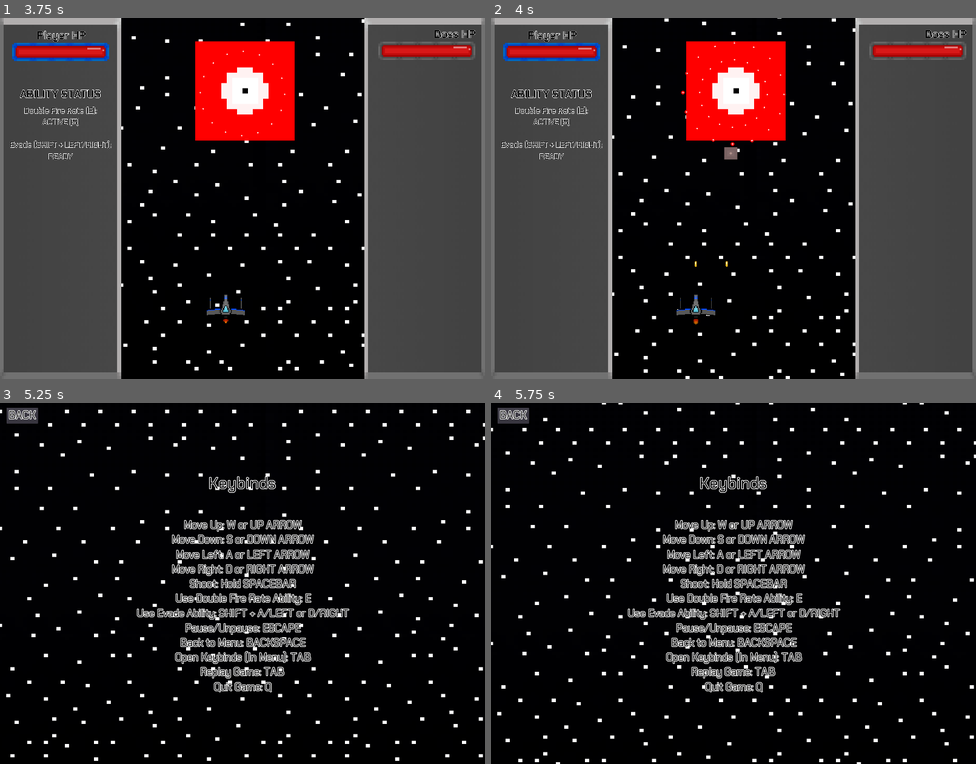
Above: before the commit, frames 1-4 (two rows, left to right).
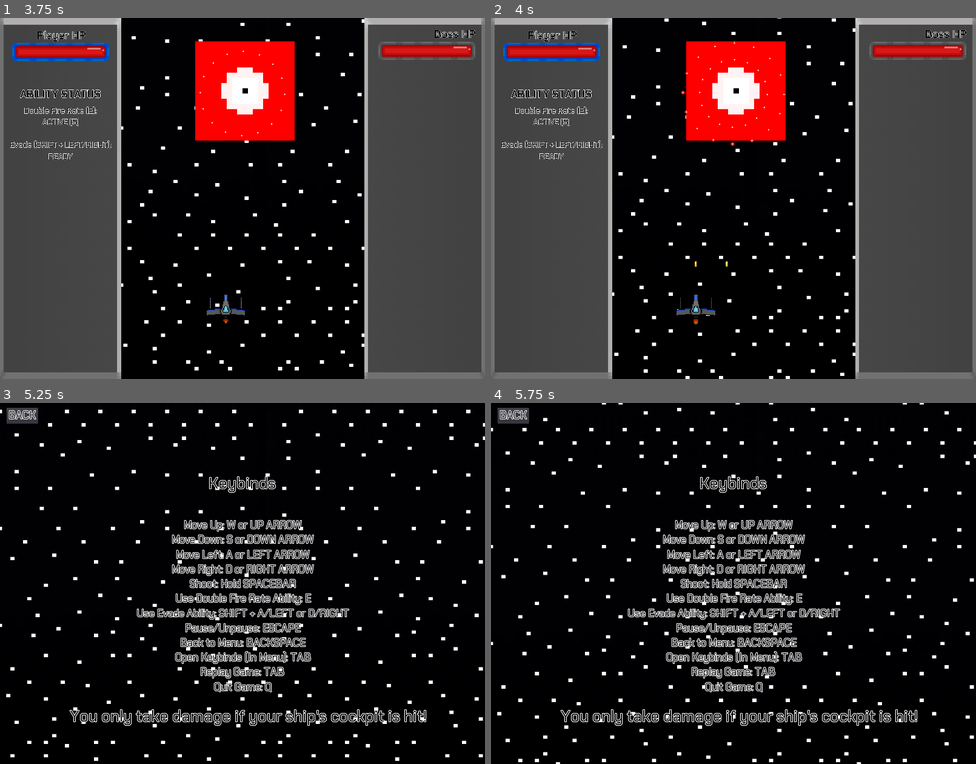
Above: after the commit, the same moments.

Repository: Cecilist/Final-BossFightBulletShooter
Game: Godot game, scene res://Level/Level.tscn
The game is run twice, just before and just after one commit, with the same random seed, the same clock (stepped at 60 frames per second) and the same inputs. This scene is started directly instead of the project's main scene.
Inputs:
- Up to frame 1 (3.75 s): tap Enter (play_game) at 0.5, 2.75 s; hold D (move_right) 0.53-1.28 s; hold Shift (evade) 0.53-1.28 s; tap E (fire_rate_ability) at 0.8, 1.35, 3.05 s; tap Space (shoot) at 1.25, 1.55 s; hold S (move_down) 1.28-2.03 s; hold D (move_right) 2.03-2.78 s; hold Space (shoot) 2.03-2.78 s; tap Shift (evade) at 2.3, 2.85 s; hold W (move_up) 2.78-3.53 s; hold A (move_left) from 3.53 s (still down); hold E (fire_rate_ability) from 3.53 s (still down)
- Up to frame 2 (4 s): keep holding A (move_left); keep holding E (fire_rate_ability); tap Space (shoot) at 3.8 s
- Up to frame 3 (5.25 s): tap Escape (pause) at 4.15 s; release A (move_left) at 4.25 s; release E (fire_rate_ability) at 4.25 s; click "TO MENU" at 4.25 s; click "HOW TO PLAY" at 5 s
- Up to frame 4 (5.75 s): no input

Frame 1 is identical in both runs. In frame 2, 0.1% of the frame differs, in the area x 48-51%, y 35-40%; in frame 3, 0.8%; in frame 4, 0.8%, in the area x 14-88%, y 84-90%.

Commit message:
Changed variable names to fit style guide, added hitbox info to how to play screen

Diff:
--- a/project/Boss/Boss.gd
+++ b/project/Boss/Boss.gd
@@ -5,7 +5,7 @@
 export var boss_health = 1000.0
 
 var boss_health_percent = 100.0
-var boss_paused = true
+var is_paused = true
 
 var _remaining_boss_health = boss_health
 var _boss_can_shoot = true
@@ -23,7 +23,7 @@
 	_remaining_boss_health = clamp(_remaining_boss_health, 0, 1000)
 
 	# Shows that the player has won the game
-	boss_paused = get_parent().game_paused
+	is_paused = get_parent().is_paused
 	if boss_health == 0:
 		get_parent().show_won_game()
 
@@ -37,7 +37,7 @@
 	#$BossShootingSound.play()
 
 	# Shoots the bullets if the game isn't paused
-	if boss_paused == false and _boss_can_shoot == true:
+	if is_paused == false and _boss_can_shoot == true:
 		_boss_can_shoot = false
 		$BossShotTimer.start()
 
--- a/project/Boss/Boss.tscn
+++ b/project/Boss/Boss.tscn
@@ -36,6 +36,7 @@
 one_shot = true
 
 [node name="PatternSwitcher" type="Timer" parent="."]
+wait_time = 5.0
 
 [node name="SpinnerSpawn3" type="Position2D" parent="."]
 position = Vector2( -8.07416, 178.976 )
--- a/project/Boss/BossBullet.gd
+++ b/project/Boss/BossBullet.gd
@@ -1,4 +1,6 @@
+class_name BossBullet
 extends Area2D
+
 
 var _speed = 100
 
--- a/project/Boss/Spinner/CannonSpinner.gd
+++ b/project/Boss/Spinner/CannonSpinner.gd
@@ -1,9 +1,9 @@
+class_name CannonSpinner
 extends KinematicBody2D
 
 var _bullet = preload("res://Boss/BossBullet.tscn")
 
-onready var _shoot_timer = $Timer
-onready var rotater = $Rotater
+
 
 export var _rotation_speed = 80
 export var _shoot_time = 0.2
@@ -12,6 +12,8 @@
 
 var _health = 150
 
+onready var _shoot_timer = $Timer
+onready var rotater = $Rotater
 
 func _ready():
 	var step = 2 * PI / _cannons_count
@@ -28,7 +30,7 @@
 
 
 func _process(delta: float) -> void:
-	if get_parent().boss_paused == false:
+	if get_parent().is_paused == false:
 		var new_rotation = rotater.rotation_degrees + _rotation_speed * delta
 		rotater.rotation_degrees = fmod(new_rotation, 360)
 		if _health <= 0:
@@ -38,7 +40,7 @@
 
 func _on_Timer_timeout() -> void:
 	for i in rotater.get_children():
-		if get_parent().boss_paused == false:
+		if get_parent().is_paused == false:
 			var bullet = _bullet.instance()
 			bullet.add_to_group("Boss_Bullet")
 			get_tree().root.add_child(bullet)
--- a/project/Boss/StaticPatterns/nWayStraight.gd
+++ b/project/Boss/StaticPatterns/nWayStraight.gd
@@ -1,16 +1,17 @@
+class_name nWayStraight
 extends Node2D
 
 var _bullet = preload("res://Boss/BossBullet.tscn")
 
-onready var _shoot_timer = $Timer
-onready var rotater = $Rotater
+
 
 export var _rotation_speed = 1
 export var _shoot_time = 0.5
 export var _cannons_count = 16
 export var _radius = 100
 
-
+onready var _shoot_timer = $Timer
+onready var rotater = $Rotater
 
 func _ready():
 	var step = 2 * PI / _cannons_count
@@ -27,14 +28,14 @@
 
 
 func _process(delta: float) -> void:
-	if get_parent().boss_paused == false:
+	if get_parent().is_paused == false:
 		var new_rotation = rotater.rotation_degrees + _rotation_speed * delta
 		rotater.rotation_degrees = fmod(new_rotation, 360)
 
 
 func _on_Timer_timeout() -> void:
 	for i in rotater.get_children():
-		if get_parent().boss_paused == false:
+		if get_parent().is_paused == false:
 			var bullet = _bullet.instance()
 			bullet.add_to_group("Boss_Bullet")
 			get_tree().root.add_child(bullet)
--- a/project/Level/Level.gd
+++ b/project/Level/Level.gd
@@ -2,21 +2,21 @@
 extends Node2D
 
 
-var game_paused = true
-var game_over = false
-var won_game = false
+var is_paused = true
+var is_game_over = false
+var is_won_game = false
 var bullet_velocity = 10
 
 var _unpause_time_remaining = "3"
-var _unpaused = true
+var is_unpaused = true
 var _previous_player_health = 100.0
 
 
 func _ready():
 	$Timers/UnpauseTimer.start()
 	get_tree().paused = true
-	game_over = false
-	won_game = false
+	is_game_over = false
+	is_won_game = false
 
 
 func _input(_event):
@@ -28,7 +28,7 @@
 			_unpause_game()
 
 	# Allows the player to use keybinds to interact with the pause menu
-	if game_paused == true:
+	if is_paused == true:
 		if Input.is_action_just_pressed("previous_menu"):
 			_on_InGameToMenuButton_pressed()
 		if Input.is_action_just_pressed("to_next_screen"):
@@ -39,11 +39,11 @@
 
 func _process(_delta):
 	# Checks the player's health and displays it on the player's health bar
-	if won_game == true or game_over == true:
+	if is_won_game == true or is_game_over == true:
 		_pause_game()
 
 	# Displays the unpause timer
-	if (game_paused == true and _unpaused == true) and (won_game == false and game_over == false):
+	if (is_paused == true and is_unpaused == true) and (is_won_game == false and is_game_over == false):
 		_show_unpause_timer()
 
 
@@ -75,9 +75,9 @@
 # Pauses the game and brings up the pause menu
 func _pause_game():
 	get_tree().paused = true
-	game_paused = true
-	if won_game == false and game_over == false:
-		_unpaused = false
+	is_paused = true
+	if is_won_game == false and is_game_over == false:
+		is_unpaused = false
 		$Overlay/PauseMenu/InGameResumeButton.disabled = false # Previous position: -45, 170
 #		$Overlay/PauseMenu/InGameRestartButton.disabled = false
 		$Overlay/PauseMenu/InGameToMenuButton.disabled = false
@@ -88,7 +88,7 @@
 
 # Unpauses the game and hides the pause menu
 func _unpause_game():
-	_unpaused = true
+	is_unpaused = true
 	$Overlay/PauseMenu/InGameResumeButton.disabled = true
 #	$Overlay/PauseMenu/InGameRestartButton.disabled = true
 	$Overlay/PauseMenu/InGameToMenuButton.disabled = true
@@ -100,7 +100,7 @@
 # Displays the game over message and allows the player to replay,
 #  go the the main menu, or quit the game
 func show_game_over():
-	game_over = true
+	is_game_over = true
 	$Overlay/GameOver.visible = true
 	$Overlay/EndButtons.visible = true
 #	$Overlay/EndButtons/ReplayButton.disabled = false
@@ -111,7 +111,7 @@
 # Displays the won game message and allows the player to replay,
 #  go the the main menu, or quit the game
 func show_won_game():
-	won_game = true
+	is_won_game = true
 	$Overlay/WonGame.visible = true
 	$Overlay/EndButtons.visible = true
 #	$Overlay/EndButtons/ReplayButton.disabled = false
@@ -133,52 +133,52 @@
 
 # Restarts the level
 func _on_InGameRestartButton_pressed():
-	if game_paused == true:
+	if is_paused == true:
 		var _ignored = get_tree().change_scene("res:///Level/Level.tscn")
 		get_tree().paused = false
-		game_paused = false
+		is_paused = false
 
 
 # Returns to the menu
 func _on_InGameToMenuButton_pressed():
-	if game_paused == true:
+	if is_paused == true:
 		var _ignored = get_tree().change_scene("res:///Menu/MainMenu.tscn")
 		get_tree().paused = false
-		game_paused = false
+		is_paused = false
 
 
 # Quits the game
 func _on_InGameQuitButton_pressed():
-	if game_paused == true:
+	if is_paused == true:
 		get_tree().quit()
 
 
 # Unpauses the game after the timer finishes
 func _on_UnpauseTimer_timeout():
-	game_paused = false
+	is_paused = false
 	get_tree().paused = false
 	$Overlay/UnpauseLabel.visible = false
 
 
 # Reloads the level
 func _on_ReplayButton_pressed():
-	if won_game == true || game_over == true:
+	if is_won_game == true || is_game_over == true:
 		queue_free()
 		var _ignored = get_tree().reload_current_scene()
 
 
 # Returns to the menu
 func _on_ToMenuButton_pressed():
-	if won_game == true || game_over == true:
+	if is_won_game == true || is_game_over == true:
 		var _ignored = get_tree().change_scene("res:///Menu/MainMenu.tscn")
-		game_paused = false
-		won_game = false
-		game_over = false
+		is_paused = false
+		is_won_game = false
+		is_game_over = false
 
 
 # Quits the game
 func _on_QuitButton_pressed():
-	if won_game == true || game_over == true:
+	if is_won_game == true || is_game_over == true:
 		get_tree().quit()
 
 
--- a/project/Menu/Instructions.tscn
+++ b/project/Menu/Instructions.tscn
@@ -52,6 +52,20 @@
 "_edit_use_anchors_": false
 }
 
+[node name="KeybindsHeader2" type="Label" parent="."]
+anchor_left = 0.5
+anchor_right = 0.5
+margin_left = -516.81
+margin_top = 365.61
+margin_right = 557.19
+margin_bottom = 428.61
+custom_fonts/font = SubResource( 2 )
+custom_colors/font_color = Color( 0, 0, 0, 1 )
+text = "You only take damage if your ship's cockpit is hit!"
+__meta__ = {
+"_edit_use_anchors_": false
+}
+
 [node name="KeybindsText" type="Label" parent="."]
 anchor_left = 0.5
 anchor_top = 0.5
--- a/project/Player/Player.gd
+++ b/project/Player/Player.gd
@@ -9,17 +9,17 @@
 export var player_evade_distance = 200
 
 var player_health_percent = 100.0
-var ship_paused = true
+var is_paused = true
 var fire_rate_cooldown = 10
 var evade_cooldown = 5
 
 var _ship_velocity = Vector2(0,0)
 var _remaining_player_health = player_health
-var _player_invulnerable = false
-var _player_can_shoot = true
-var _fire_rate_ability_ready = true
-var _fire_rate_ability_active = false
-var _evade_ability_ready = true
+var _is_player_invulnerable = false
+var can_player_shoot = true
+var _is_fire_rate_ability_ready = true
+var _is_fire_rate_ability_active = false
+var _is_evade_ability_ready = true
 var _evade_direction = "left"
 
 
@@ -28,7 +28,7 @@
 	_remaining_player_health = clamp(_remaining_player_health, 0, player_health)
 
 	# Checks if the game has been paused
-	ship_paused = get_parent().game_paused
+	is_paused = get_parent().is_paused
 
 	# Resets the player's velocity to stop them if no movement
 	#  keys are pressed
@@ -36,7 +36,7 @@
 
 	# If the game isn't paused, plays the animation and
 	#  moves the player based on which keys they press
-	if ship_paused == false:
+	if is_paused == false:
 		$ShipSprite.playing = true
 		$ExhaustSprite.playing = true
 		if Input.is_action_pressed("move_up"):
@@ -44,34 +44,34 @@
 		if Input.is_action_pressed("move_down"):
 			_ship_velocity.y = player_movement_speed
 		if Input.is_action_pressed("move_left"):
-			if Input.is_action_pressed("evade") and _evade_ability_ready == true:
-				_player_can_shoot = false
-				_player_invulnerable = true
-				_evade_ability_ready = false
+			if Input.is_action_pressed("evade") and _is_evade_ability_ready == true:
+				can_player_shoot = false
+				_is_player_invulnerable = true
+				_is_evade_ability_ready = false
 				_evade_direction = "left"
 				$AnimationPlayer.play("EvadeFadeOut")
 				$EvadeCooldownTimer.start()
 			else:
 				_ship_velocity.x = player_movement_speed * -1
 		if Input.is_action_pressed("move_right"):
-			if Input.is_action_pressed("evade") and _evade_ability_ready == true:
-				_player_can_shoot = false
-				_player_invulnerable = true
-				_evade_ability_ready = false
+			if Input.is_action_pressed("evade") and _is_evade_ability_ready == true:
+				can_player_shoot = false
+				_is_player_invulnerable = true
+				_is_evade_ability_ready = false
 				_evade_direction = "right"
 				$AnimationPlayer.play("EvadeFadeOut")
 				$EvadeCooldownTimer.start()
 			else:
 				_ship_velocity.x = player_movement_speed
 		if Input.is_action_pressed("shoot"):
-			if _player_can_shoot == true:
+			if can_player_shoot == true:
 				shoot()
 		if Input.is_action_pressed("fire_rate_ability"):
-			if _fire_rate_ability_ready == true:
+			if _is_fire_rate_ability_ready == true:
 				_fire_rate_ability()
 
 	# If the game is paused, stops playing the sprite's animation
-	if ship_paused == true:
+	if is_paused == true:
 		$ShipSprite.playing = false
 		$ExhaustSprite.playing = false
 
@@ -84,15 +84,15 @@
 	player_health_percent = clamp(player_health_percent, 0, 100)
 
 	# Gets the remaining cooldown time for the fire rate ability for the HUD
-	if _fire_rate_ability_ready == false:
+	if _is_fire_rate_ability_ready == false:
 		fire_rate_cooldown = "ON COOLDOWN (" + str(int(ceil($FireRateCooldownTimer.time_left))) + ")"
-	elif _fire_rate_ability_active == true:
+	elif _is_fire_rate_ability_active == true:
 		fire_rate_cooldown = "ACTIVE (" + str(int(ceil($FireRateTimer.time_left))) + ")"
 	else:
 		fire_rate_cooldown = "READY"
 
 	# Gets the remaining cooldown time for the fire rate ability for the HUD
-	if _evade_ability_ready == false:
+	if _is_evade_ability_ready == false:
 		evade_cooldown = "ON COOLDOWN (" + str(int(ceil($EvadeCooldownTimer.time_left))) + ")"
 	else:
 		evade_cooldown = "READY"
@@ -109,24 +109,24 @@
 	get_node("/root/Level").add_child(bulletR)
 	bulletR.global_position = $RightCannon.global_position
 	$PlayerShootingSound.play()
-	_player_can_shoot = false
+	can_player_shoot = false
 	$PlayerShotTimer.start()
 
 
 # Doubles the player's fire rate for the duration of the FireRateTimer
 func _fire_rate_ability():
 	$PlayerShotTimer.wait_time = 0.2
-	_fire_rate_ability_active = true
+	_is_fire_rate_ability_active = true
 	$FireRateTimer.start()
 
 
 # Reduces the player's health if they are hit
 #  and removes the bullets that hit them
 func _on_Hitbox_area_entered(area):
-	if _player_invulnerable == false:
+	if _is_player_invulnerable == false:
 		area.queue_free()
 		_remaining_player_health -= 10
-		_player_invulnerable = true
+		_is_player_invulnerable = true
 		$ShipSprite.play("damaged")
 		$InvulnerabilityTimer.start()
 		emit_signal("health_changed")
@@ -134,7 +134,7 @@
 
 # Removes the invulnerability on the player after they were hit
 func _on_InvulnerabilityTimer_timeout():
-	_player_invulnerable = false
+	_is_player_invulnerable = false
 	if $ShipSprite.animation == "damaged":
 		$ShipSprite.play("flying")
 
@@ -142,25 +142,25 @@
 # Allows the cannons to shoot again, giving the shots a delay
 #  when the player holds the shoot key
 func _on_PlayerShotTimer_timeout():
-	_player_can_shoot = true
+	can_player_shoot = true
 
 
 # Resets the fire rate and starts the cooldown timer
 func _on_FireRateTimer_timeout():
 	$PlayerShotTimer.wait_time = 0.4
-	_fire_rate_ability_ready = false
-	_fire_rate_ability_active = false
+	_is_fire_rate_ability_ready = false
+	_is_fire_rate_ability_active = false
 	$FireRateCooldownTimer.start()
 
 
 # Resets the fire rate ability
 func _on_FireRateCooldownTimer_timeout():
-	_fire_rate_ability_ready = true
+	_is_fire_rate_ability_ready = true
 
 
 # Resets the evade ability
 func _on_EvadeCooldownTimer_timeout():
-	_evade_ability_ready = true
+	_is_evade_ability_ready = true
 
 
 # Makes the player evade, keeping them invulnerable until after
@@ -173,5 +173,5 @@
 			position.x += player_evade_distance
 		$AnimationPlayer.play("EvadeFadeIn")
 	elif anim_name == "EvadeFadeIn":
-		_player_invulnerable = false
-		_player_can_shoot = true
+		_is_player_invulnerable = false
+		can_player_shoot = true
--- a/project/Player/PlayerBullet.gd
+++ b/project/Player/PlayerBullet.gd
@@ -4,5 +4,5 @@
 
 func _physics_process(_delta):
 	# Moves the player's bullets if the game is not paused
-	if get_parent().game_paused == false:
+	if get_parent().is_paused == false:
 		position.y -= 10
--- a/project/project.godot
+++ b/project/project.godot
@@ -13,6 +13,16 @@
 "class": "Boss",
 "language": "GDScript",
 "path": "res://Boss/Boss.gd"
+}, {
+"base": "Area2D",
+"class": "BossBullet",
+"language": "GDScript",
+"path": "res://Boss/BossBullet.gd"
+}, {
+"base": "KinematicBody2D",
+"class": "CannonSpinner",
+"language": "GDScript",
+"path": "res://Boss/Spinner/CannonSpinner.gd"
 }, {
 "base": "Node2D",
 "class": "Instructions",
@@ -38,14 +48,22 @@
 "class": "PlayerBullet",
 "language": "GDScript",
 "path": "res://Player/PlayerBullet.gd"
+}, {
+"base": "Node2D",
+"class": "nWayStraight",
+"language": "GDScript",
+"path": "res://Boss/StaticPatterns/nWayStraight.gd"
 } ]
 _global_script_class_icons={
 "Boss": "",
+"BossBullet": "",
+"CannonSpinner": "",
 "Instructions": "",
 "Level": "",
 "MainMenu": "",
 "Player": "",
-"PlayerBullet": ""
+"PlayerBullet": "",
+"nWayStraight": ""
 }
 
 [application]
